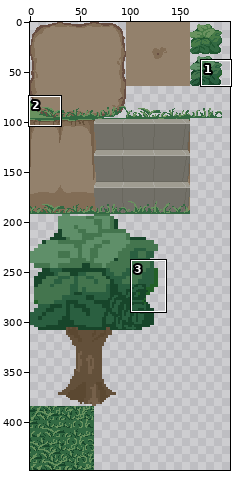
Sprite sheet, stored at assets/tileset_foret.png. Above: a wide view before the commit, with the close-up outlined.
Close-up. Before the edit:
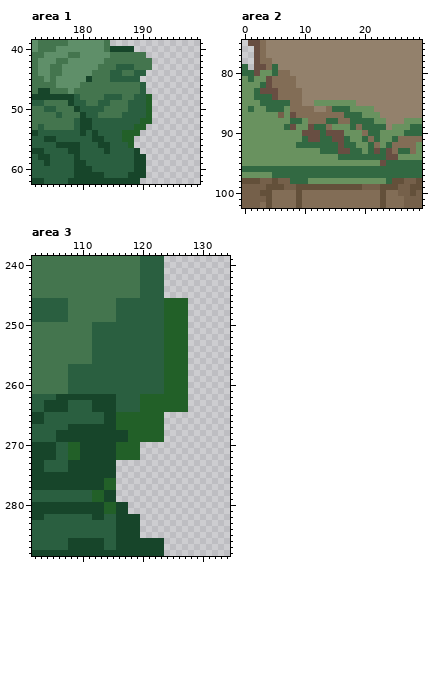
The file is 448x448 pixels. Colours within 5 levels of each other are drawn and written as one. Shown: area 1: x 172..199, y 39..62; area 2: x 0..29, y 75..102; area 3: x 102..134, y 239..288. The wide view leaves out empty margins.
New version:
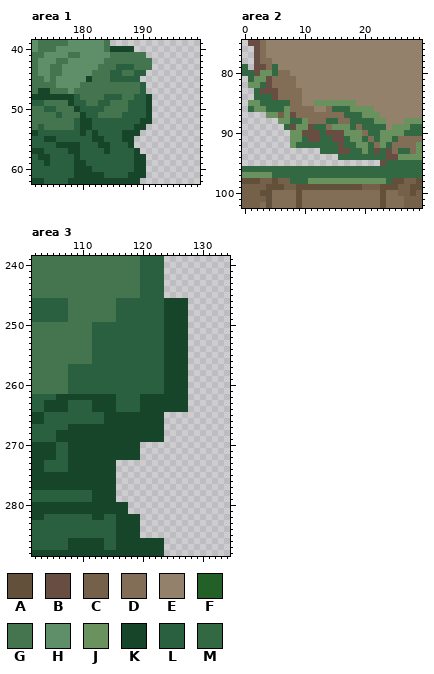
Palette (. is transparent): A #63503a  B #684e42  C #75604a  D #826d56  E #93816c  F #226028  G #44754e  H #5f8f69  J #69925f  K #17452a  L #2a5f40  M #326942
The edit:
Area 1:
Colour F becomes colour K in rows 48 to 51 at x 191; in row 52 at x 190 to 191; in row 53 at x 189 to 190; in row 54 at x 187 to 189; in row 55 at x 187 to 188; in row 56 at x 188.
Area 2:
The author cleared colour J in rows 81 to 82 at x 0; in rows 83 to 84 at x 0 to 1; in rows 85 to 86 at x 0; in row 87 at x 0 to 3; in row 88 at x 0 to 5; in row 89 at x 0 to 6.
The author cleared colour J in rows 90 to 92 at x 0 to 7; in row 93 at x 0 to 12; in row 94 at x 0 to 15; in row 95 at x 0 to 22.
Area 3:
Colour F becomes colour K in rows 246 to 261 at x 124 to 127; in rows 262 to 264 at x 120 to 127; in rows 265 to 267 at x 116 to 123; in rows 268 to 269 at x 118 to 123; in rows 270 to 272 at x 108 to 109 and 116 to 119; in rows 276 to 277 at x 114 to 115.
Colour F becomes colour K in rows 278 to 279 at x 112 to 113; in rows 280 to 281 at x 114 to 115.
Pixel boxes of the changes (left, top, right, bottom) in both close-ups:
changed: (122, 94, 152, 148)
erased: (242, 76, 380, 166)
changed: (92, 298, 188, 514)
changed: (68, 442, 80, 460)
